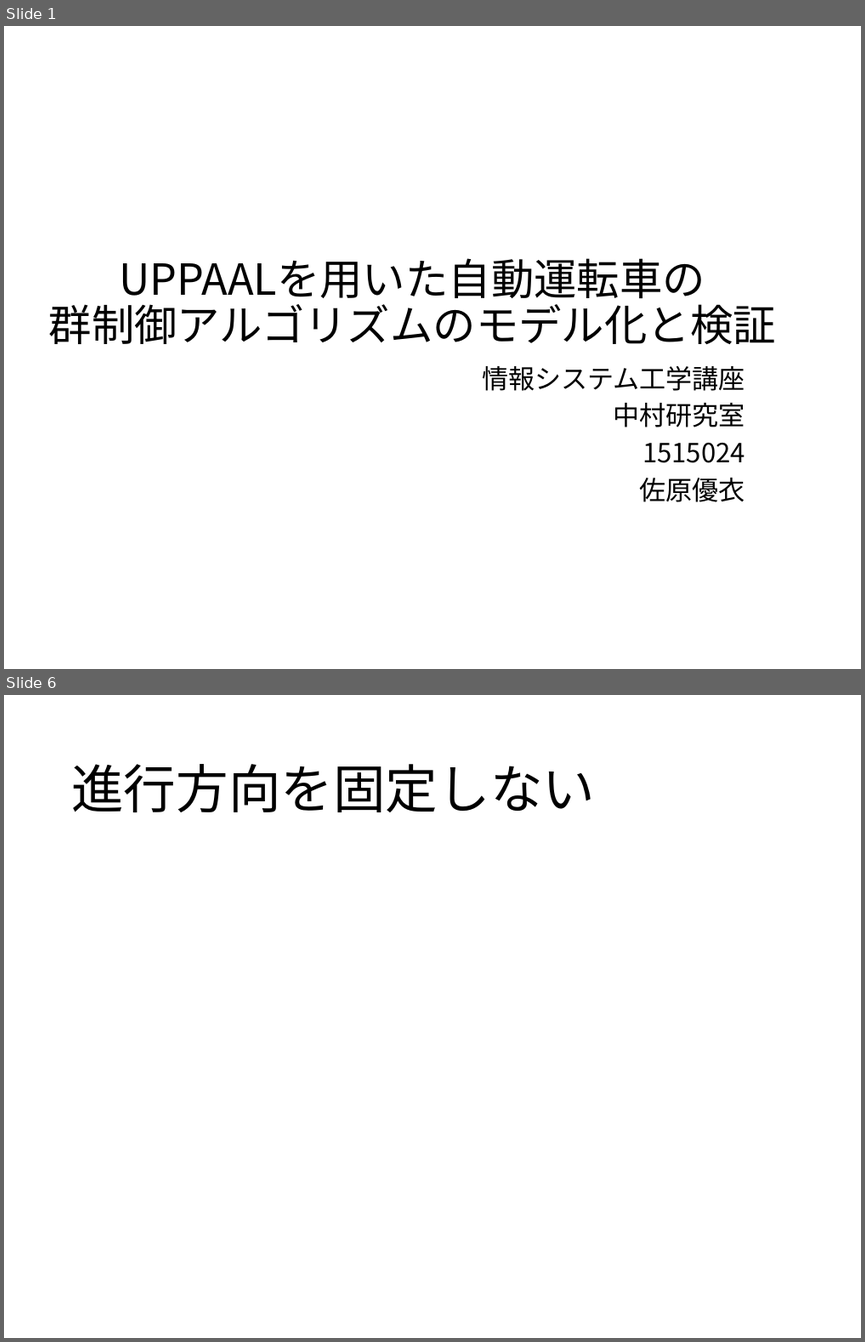
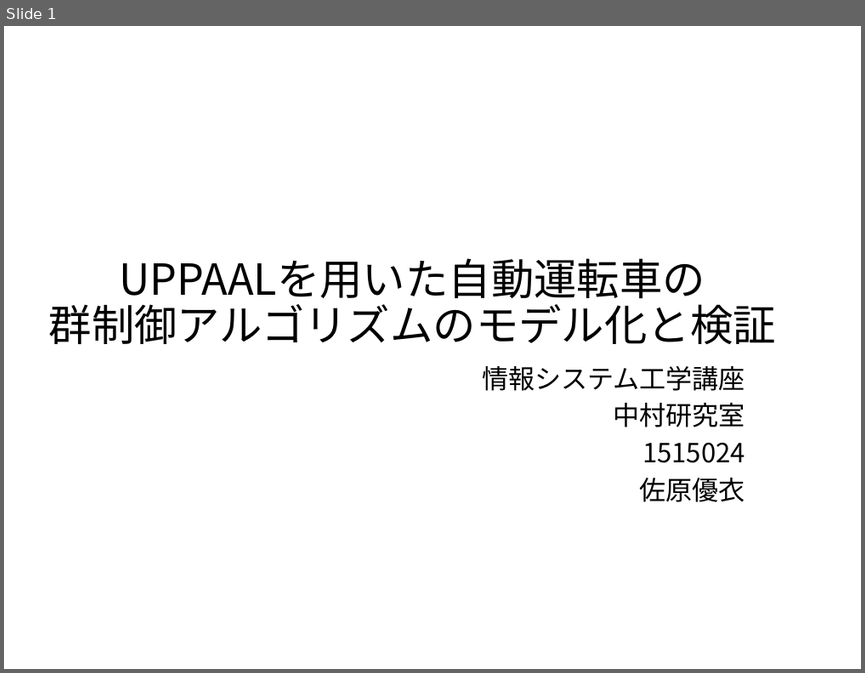
Before and after one commit to Sahara62/graduateResearch, a slide deck: GraduateSlide.pptx. Shown one above the other, each under a label of ours: slides 1 and 6 before the commit, slide 1 after it; the slides between them are not shown. The pictures are 865x1342 and 865x673 pixels, drawn with LibreOffice and Linux fonts; fonts in the diff are those of the drawing. Boxes give left, top, right and bottom in pixels: in the first picture for what was removed or moved away, otherwise in the second. Text is boxed around its words. In the diff, an @@ line names an element or a change of style, - is before the commit and + after.

```diff
--- a/GraduateSlide.pptx
+++ b/GraduateSlide.pptx
@@ slide 6 removed at box(4, 695, 861, 1338), background #FFFFFF @@
@@ title removed at box(71, 764, 595, 812) @@
-進行方向を固定しない
```
Also in this commit, not shown: 6 slides changed, 4 slides added, 3 other files.
